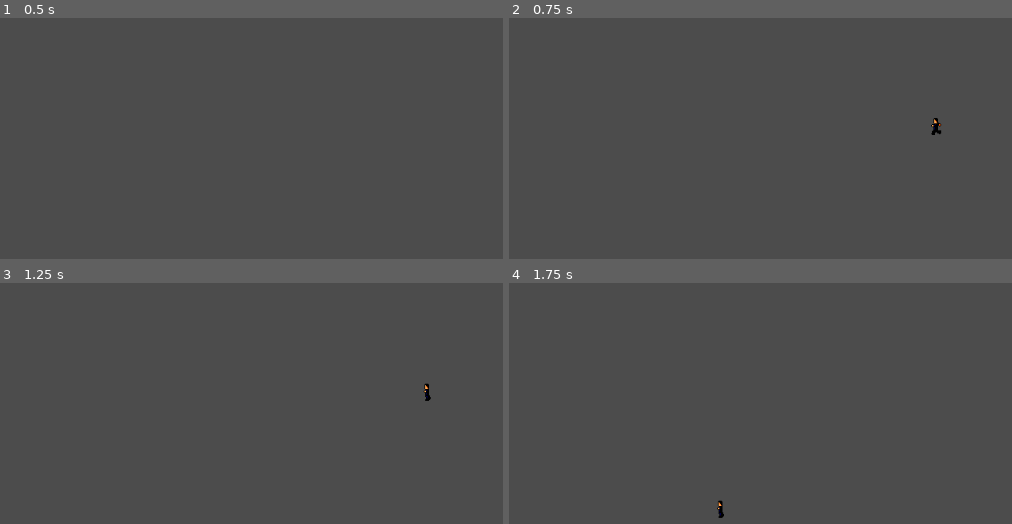
Above: before the commit, frames 1-4 (two rows, left to right).
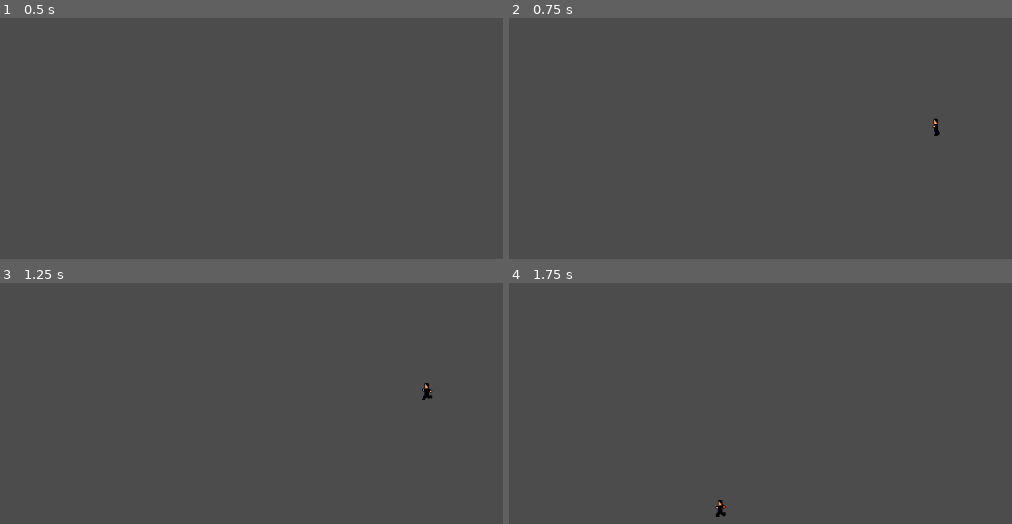
Above: after the commit, the same moments.

Repository: ktosox/Spylings
Game: Godot game, scene res://Experimental/TestLevel.tscn
The game is run twice, just before and just after one commit, with the same random seed, the same clock (stepped at 60 frames per second) and the same inputs. The project has no main scene, so this scene is started directly.
Inputs (mouse positions are in pixels of both pictures, inside the frame that each line leads up to):
- Up to frame 1 (0.5 s): no input
- Up to frame 2 (0.75 s): tap Enter at 0.5 s; move the mouse to (936, 136) at 0.52 s; click (936, 136) at 0.67 s
- Up to frame 3 (1.25 s): no input
- Up to frame 4 (1.75 s): tap Space at 1.25 s; drag from (599, 449) to (720, 519) at 1.27 s

Frame 1 is identical in both runs. In frame 2, less than 0.1% of the frame differs, in the area x 83-86%, y 41-49%; in frame 3, less than 0.1%; in frame 4, less than 0.1%, in the area x 40-44%, y 90-98%.

Commit message:
added a framework for creating lines and adding points

Diff:
--- /dev/null
+++ b/Game/Experimental/Location.gd
@@ -0,0 +1,26 @@
+extends CenterContainer
+
+
+var pointID = -1
+
+signal press_started (caller)
+signal press_ended
+
+# Called when the node enters the scene tree for the first time.
+func _ready():
+	pass # Replace with function body.
+
+
+# Called every frame. 'delta' is the elapsed time since the previous frame.
+#func _process(delta):
+#	pass
+
+
+func _on_TextureButton_button_down():
+	emit_signal("press_started", self)
+	pass # Replace with function body.
+
+
+func _on_TextureButton_button_up():
+	emit_signal("press_ended")
+	pass # Replace with function body.
--- /dev/null
+++ b/Game/Experimental/Location.tscn
@@ -0,0 +1,29 @@
+[gd_scene load_steps=4 format=2]
+
+[ext_resource path="res://Experimental/Location.gd" type="Script" id=1]
+[ext_resource path="res://Resources/tilesheet_complete.png" type="Texture" id=2]
+
+[sub_resource type="AtlasTexture" id=1]
+atlas = ExtResource( 2 )
+region = Rect2( 1560, 408, 16, 16 )
+
+[node name="Location" type="CenterContainer"]
+anchor_right = 1.0
+anchor_bottom = 1.0
+margin_right = -1024.0
+margin_bottom = -600.0
+rect_min_size = Vector2( 16, 16 )
+use_top_left = true
+script = ExtResource( 1 )
+
+[node name="TextureButton" type="TextureButton" parent="."]
+margin_left = -8.0
+margin_top = -8.0
+margin_right = 8.0
+margin_bottom = 8.0
+rect_min_size = Vector2( 16, 16 )
+texture_normal = SubResource( 1 )
+stretch_mode = 3
+
+[connection signal="button_down" from="TextureButton" to="." method="_on_TextureButton_button_down"]
+[connection signal="button_up" from="TextureButton" to="." method="_on_TextureButton_button_up"]
--- /dev/null
+++ b/Game/Experimental/Planner.gd
@@ -0,0 +1,56 @@
+extends Node2D
+
+var locationScene = preload("res://Experimental/Location.tscn")
+# Declare member variables here. Examples:
+# var a = 2
+# var b = "text"
+var pointIDTracker = 1
+
+var dragging = false
+
+var draggedLocation = null
+
+# Called when the node enters the scene tree for the first time.
+func _ready():
+	pass # Replace with function body.
+
+func _input(event):
+	if event.is_pressed() and event.is_class("InputEventMouseButton"):
+		add_location(get_global_mouse_position())
+		$Path2D/PathFollow2D/AnimationPlayer.playback_speed = 1300/$Path2D.curve.get_baked_length()
+		$Path2D/PathFollow2D/AnimationPlayer.stop()
+		$Path2D/PathFollow2D/AnimationPlayer.play("New Anim")
+
+func add_location(where:Vector2):
+	var newLocation = locationScene.instance()
+	newLocation.rect_global_position = where
+	newLocation.pointID = pointIDTracker
+	pointIDTracker += 1
+	newLocation.connect("press_started",self,"move_point")
+	newLocation.connect("press_ended",self,"move_stopped")
+	$Path2D.curve.add_point(newLocation.rect_position)
+	add_child(newLocation)
+
+	pass
+
+func update_line():
+	$Line2D.points = $Path2D.curve.get_baked_points()
+	pass
+
+# Called every frame. 'delta' is the elapsed time since the previous frame.
+func _process(delta):
+	update_line()
+	if dragging:
+		draggedLocation.rect_global_position = get_global_mouse_position()
+		$Path2D.curve.set_point_position(draggedLocation.pointID, get_global_mouse_position())
+		pass
+	pass
+
+func move_point(location):
+	draggedLocation = location
+	dragging = true
+	pass
+
+func move_stopped():
+	dragging = false
+	pass
--- /dev/null
+++ b/Game/Experimental/Planner.tscn
@@ -0,0 +1,76 @@
+[gd_scene load_steps=6 format=2]
+
+[ext_resource path="res://Experimental/Planner.gd" type="Script" id=1]
+[ext_resource path="res://icon.png" type="Texture" id=2]
+
+[sub_resource type="Curve2D" id=1]
+bake_interval = 10.0
+_data = {
+"points": PoolVector2Array( 0, 0, 0, 0, 0, 0 )
+}
+
+[sub_resource type="Animation" id=2]
+resource_name = "New Anim"
+length = 3.0
+loop = true
+tracks/0/type = "value"
+tracks/0/path = NodePath("PathFollow2D:unit_offset")
+tracks/0/interp = 1
+tracks/0/loop_wrap = true
+tracks/0/imported = false
+tracks/0/enabled = true
+tracks/0/keys = {
+"times": PoolRealArray( 0, 3 ),
+"transitions": PoolRealArray( 1, 1 ),
+"update": 0,
+"values": [ 0.0, 1.0 ]
+}
+
+[sub_resource type="Animation" id=3]
+length = 0.001
+tracks/0/type = "value"
+tracks/0/path = NodePath("PathFollow2D:offset")
+tracks/0/interp = 1
+tracks/0/loop_wrap = true
+tracks/0/imported = false
+tracks/0/enabled = true
+tracks/0/keys = {
+"times": PoolRealArray( 0 ),
+"transitions": PoolRealArray( 1 ),
+"update": 0,
+"values": [ 0.0 ]
+}
+tracks/1/type = "value"
+tracks/1/path = NodePath("PathFollow2D:unit_offset")
+tracks/1/interp = 1
+tracks/1/loop_wrap = true
+tracks/1/imported = false
+tracks/1/enabled = true
+tracks/1/keys = {
+"times": PoolRealArray( 0 ),
+"transitions": PoolRealArray( 1 ),
+"update": 0,
+"values": [ 0.0 ]
+}
+
+[node name="Planner" type="Node2D"]
+script = ExtResource( 1 )
+
+[node name="Line2D" type="Line2D" parent="."]
+
+[node name="Path2D" type="Path2D" parent="."]
+curve = SubResource( 1 )
+
+[node name="PathFollow2D" type="PathFollow2D" parent="Path2D"]
+position = Vector2( -12.3729, 2.78003 )
+offset = nan
+rotate = false
+
+[node name="Icon" type="Sprite" parent="Path2D/PathFollow2D"]
+texture = ExtResource( 2 )
+
+[node name="AnimationPlayer" type="AnimationPlayer" parent="Path2D/PathFollow2D"]
+root_node = NodePath("../..")
+autoplay = "New Anim"
+"anims/New Anim" = SubResource( 2 )
+anims/RESET = SubResource( 3 )
--- a/Game/Experimental/Player.tscn
+++ b/Game/Experimental/Player.tscn
@@ -78,5 +78,5 @@
 position = Vector2( 0, -12 )
 frames = SubResource( 13 )
 animation = "Run"
-frame = 3
+frame = 2
 playing = true
